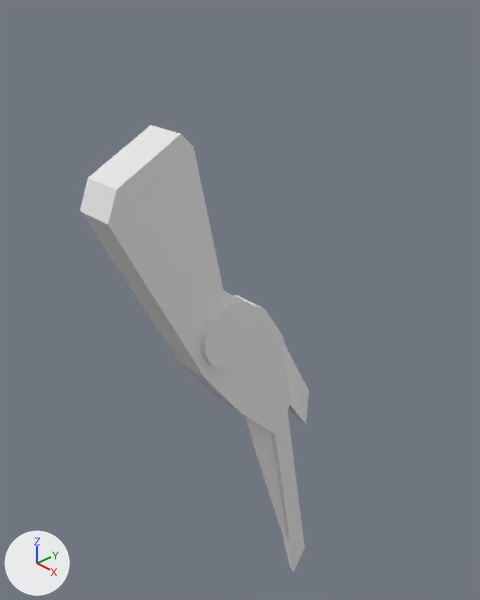
A saved change to the Blender file SUI.blend.
Camera for both pictures: a 50 mm lens placed at (2.3, -3.31, 3.92), pointed at (-0.32, -0.86, 2.03). Every picture has the same lights, and +X, +Y and +Z are marked at lower left.
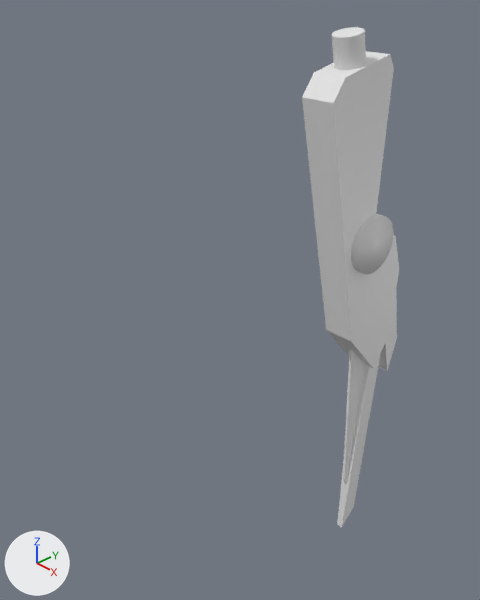
Commit message: [update] change parts name

Changed parts and their boxes [x1, y1, x2, y2] in the pictures (480 x 600 px):
'Cube', deleted
    before: [80, 125, 226, 378]
'thighs', added
    after: [302, 51, 394, 278]
'calf', added
    after: [320, 235, 399, 368]
'Cube.001', deleted
    before: [181, 295, 290, 437]
'Cube.003', moved, turned
    before: [271, 412, 305, 571]
    after: [337, 353, 381, 527]
'Cylinder', deleted
    before: [200, 291, 259, 369]
'Cube.002', moved, turned
    before: [244, 415, 287, 535]
    after: [343, 350, 365, 483]
'joint.001', added
    after: [351, 214, 394, 274]
'Cube.004', moved, turned
    before: [284, 343, 309, 424]
    after: [378, 292, 397, 371]
'leg_origin', added
    after: [332, 27, 366, 70]

Diff of the bpy script that builds the scene:
```diff
--- a/SUI.blend.py
+++ b/SUI.blend.py
@@ me_cube_1 @@
+me_cube_1.from_pydata(...)  # 12 vertices, 8 faces; spans x -0.37..0.38, y -0.79..0.96, z -3.24..1.06
@@ me_cylinder_1 @@
+me_cylinder_1.from_pydata(...)  # 256 vertices, 196 faces; spans x -1.0..1.0, y -1.0..1.0, z -0.8..0.8
+me_cylinder_1.polygons.foreach_set('use_smooth', [True] * 196)
@@ me_cube_001_1 @@
+me_cube_001_1.from_pydata(...)  # 24 vertices, 18 faces; spans x -0.38..0.38, y -1.4..0.87, z -2.31..1.07
@@ me_cylinder_002 @@
+me_cylinder_002.from_pydata(...)  # a 32-sided cylinder along z spanning x -1.0..1.0, y -1.0..1.0, z -1.0..1.0
@@ ob_cube_004 @@
 ob_cube_004 = bpy.data.objects.new('Cube.004', me_cube_005)
-ob_cube_004.location = (0.002, -0.724, 1.786)
+ob_cube_004.location = (0.002, 0.329, 1.801)
+ob_cube_004.rotation_euler = (-0.245, 0.0, 0.0)  # degrees (-14, 0, 0)
 ob_cube_004.scale = (0.2, 0.2, 0.2)
@@ ob_cube_003 @@
 ob_cube_003 = bpy.data.objects.new('Cube.003', me_cube_003)
-ob_cube_003.location = (0.001, -0.771, 0.81)
+ob_cube_003.location = (0.001, 0.047, 0.866)
+ob_cube_003.rotation_euler = (-0.245, 0.0, 0.0)  # degrees (-14, 0, 0)
 ob_cube_003.scale = (0.4, 0.4, 0.4)
@@ ob_cube_002 @@
 ob_cube_002 = bpy.data.objects.new('Cube.002', me_cube_002)
-ob_cube_002.location = (0.002, -1.014, 0.706)
+ob_cube_002.location = (0.002, -0.214, 0.824)
+ob_cube_002.rotation_euler = (-0.245, 0.0, 0.0)  # degrees (-14, 0, 0)
@@ ob_cube_001 @@
-ob_cube_001 = bpy.data.objects.new('Cube.001', me_cube_001)
-ob_cube_001.location = (0.0, -1.157, 1.957)
-ob_cube_001.rotation_euler = (0.778, 0.0, 0.0)  # degrees (45, 0, 0)
-ob_cube_001.scale = (0.28, 0.28, 0.28)
@@ ob_cylinder @@
-ob_cylinder = bpy.data.objects.new('Cylinder', me_cylinder)
-ob_cylinder.location = (0.0, -1.346, 2.184)
-ob_cylinder.rotation_euler = (0.0, 1.571, 0.0)  # degrees (0, 90, 0)
-ob_cylinder.scale = (0.183, 0.183, 0.183)
@@ ob_cube @@
-ob_cube = bpy.data.objects.new('Cube', me_cube)
-ob_cube.location = (0.0, -1.732, 2.884)
-ob_cube.rotation_euler = (0.293, 0.0, 0.0)  # degrees (17, 0, 0)
-ob_cube.scale = (0.288, 0.288, 0.288)
@@ ob_thighs @@
+ob_thighs = bpy.data.objects.new('thighs', me_cube_1)
+ob_thighs.location = (0.0, -0.382, 3.111)
+ob_thighs.rotation_euler = (0.0482, 0.0, 0.0)  # degrees (2.8, 0, 0)
+ob_thighs.scale = (0.288, 0.288, 0.288)
@@ ob_joint_001 @@
+ob_joint_001 = bpy.data.objects.new('joint.001', me_cylinder_1)
+ob_joint_001.location = (0.0, -0.178, 2.338)
+ob_joint_001.rotation_euler = (-1.571, 1.326, -1.571)  # degrees (-90, 76, -90)
+ob_joint_001.scale = (0.183, 0.183, 0.183)
@@ ob_calf @@
+ob_calf = bpy.data.objects.new('calf', me_cube_001_1)
+ob_calf.location = (0.0, -0.05, 2.072)
+ob_calf.rotation_euler = (0.533, 0.0, 0.0)  # degrees (31, 0, 0)
+ob_calf.scale = (0.28, 0.28, 0.28)
@@ ob_leg_origin @@
+ob_leg_origin = bpy.data.objects.new('leg_origin', me_cylinder_002)
+ob_leg_origin.location = (0.0, -0.382, 3.46)
+ob_leg_origin.rotation_euler = (0.209, 0.0, 0.0)  # degrees (12, 0, 0)
+ob_leg_origin.scale = (0.0844, 0.0844, 0.0844)
```
